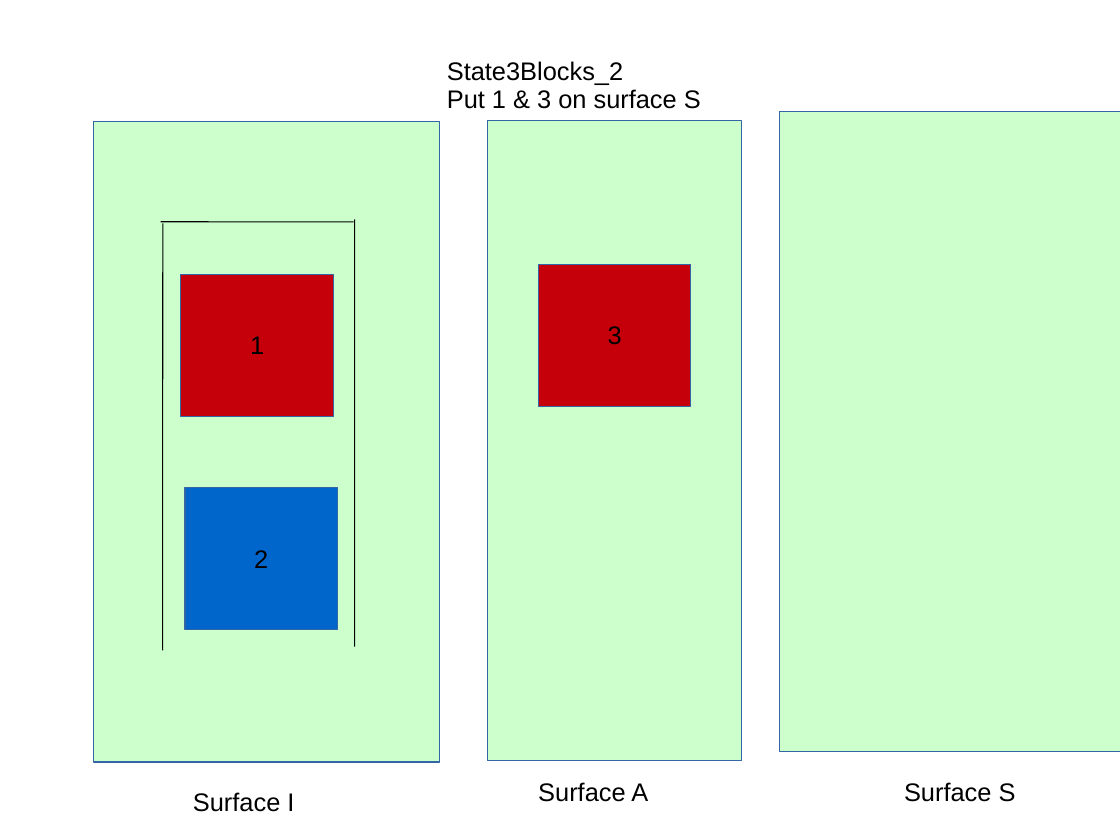
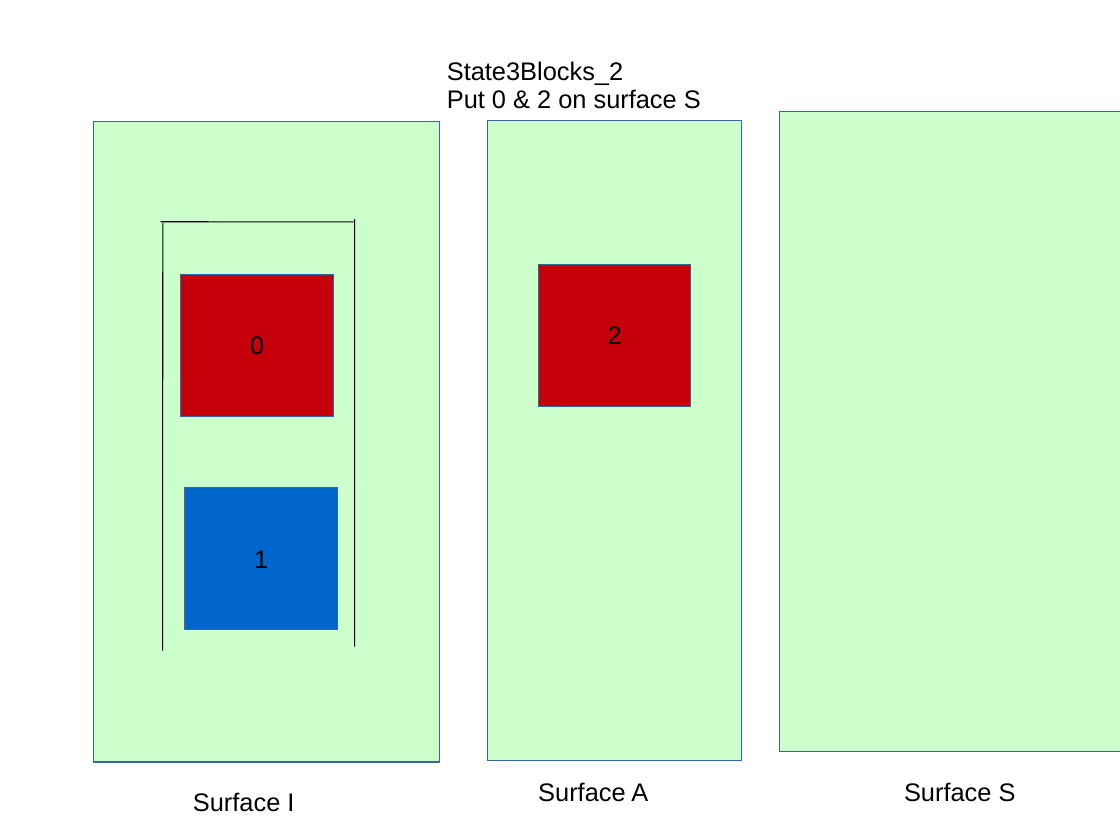
Before and after one commit to bhomberg/6834-task-motion-planner, a slide deck: slide 2 of states/statesDrawings.ppt. Drawn at 1120x840 pixels with LibreOffice and Linux fonts; fonts in the diff are those of the drawing. Boxes give left, top, right and bottom in pixels: in the first picture for what was removed or moved away, otherwise in the second. Text is boxed around its words. In the diff, an @@ line names an element or a change of style, - is before the commit and + after.

```diff
--- a/states/statesDrawings.ppt
+++ b/states/statesDrawings.ppt
@@ text at <box>447,89,701,109</box>: text changed @@
-Put 1 & 3 on surface S
+Put 0 & 2 on surface S
@@ text in rectangle at <box>608,326,622,344</box>: text changed @@
-3
+2
@@ text in rectangle at <box>250,336,264,355</box>: text changed @@
-1
+0
@@ text in rectangle at <box>254,550,268,568</box>: text changed @@
-2
+1
```
Also in this commit, not shown: 7 other slides changed, 10 other files.
